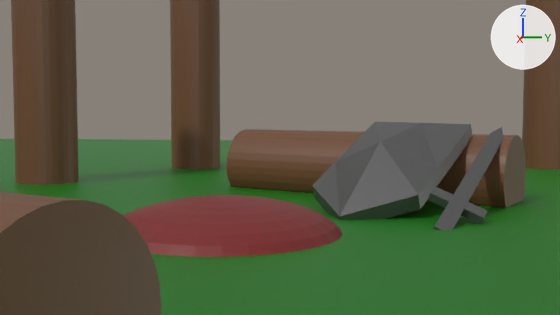
One commit to the Blender file Coursework Extras/Ideas/basic layout.blend: the scene before it, then after it.
Rendered twice from the file's camera 'Camera'. The axes (+X, +Y, +Z) are drawn at upper right. The lights are the same throughout.

The older version as bpy lines, for what is in view:
```python
me_cube_002 = bpy.data.meshes.new('Cube.002')
me_cube_002.from_pydata(...)  # 32 vertices, 30 faces; spans x -0.4..0.4, y -0.43..0.44, z -1.67..2.07
me_cube_002.materials.append(mat_swordshield)  # grey #7c7c7c
me_cube_003 = bpy.data.meshes.new('Cube.003')
me_cube_003.from_pydata(...)  # 26 vertices, 24 faces; spans x -0.1..0.43, y -0.71..0.71, z -1.26..1.26
me_cube_003.materials.append(mat_swordshield)  # grey #7c7c7c
me_cylinder_007 = bpy.data.meshes.new('Cylinder.007')
me_cylinder_007.from_pydata(...)  # a 32-sided cylinder along z spanning x -0.44..0.44, y -0.44..0.44, z -1.72..1.72
me_cylinder_007.materials.append(mat_wood)  # brown #70492f
me_cylinder_008 = bpy.data.meshes.new('Cylinder.008')
me_cylinder_008.from_pydata(...)  # a 32-sided cylinder along z spanning x -0.44..0.44, y -0.44..0.44, z -1.72..1.72
me_cylinder_008.materials.append(mat_wood)  # brown #70492f
ob_shield = bpy.data.objects.new('shield', me_cube_003)
ob_shield.location = (-1.65, 1.44, 0.098)
ob_shield.rotation_euler = (-0.031, -1.151, -0.439)  # degrees (-1.8, -66, -25)
ob_shield.scale = (0.84, 0.84, 0.84)
ob_sword = bpy.data.objects.new('Sword', me_cube_002)
ob_sword.location = (-1.226, 2.278, 0.053)
ob_sword.rotation_euler = (-0.817, -0.994, 0.497)  # degrees (-47, -57, 28)
ob_sword.scale = (0.106, 0.618, 0.618)
ob_tree_2_002 = bpy.data.objects.new('Tree 2.002', me_cylinder_007)
ob_tree_2_002.location = (-3.751, -3.363, 1.068)
ob_tree_2_003 = bpy.data.objects.new('Tree 2.003', me_cylinder_008)
ob_tree_2_003.location = (-6.47, -1.824, 1.014)
# also in view: 'floor' at (-4.06, -9.79, -0.34); 'log 1' at (2.99, -1.43, 0.0); 'campfire' at (0.0, 0.0, -0.18); 'log 2' at (-2.97, 1.23, 0.0); 'Tree' at (-7.25, 4.46, 1.43)
```
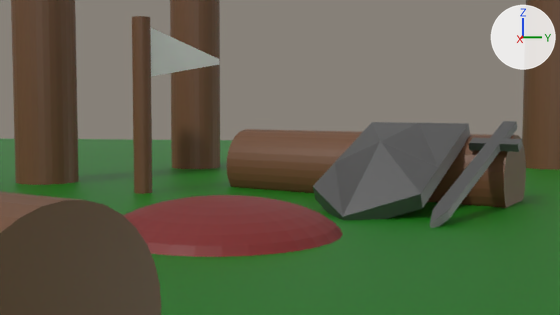
Location of each change, (x1, y1, x2, y2) in pixels of the pictures (560 x 315 px):
'shield', turned
    before: (312, 122, 472, 220)
    after: (313, 122, 470, 220)
'Sword', moved, turned
    before: (428, 127, 503, 230)
    after: (430, 121, 523, 228)
'Tree 2.004', added (brown)
    after: (132, 16, 152, 194)
'Cube', added
    after: (150, 27, 219, 76)

Diff of the bpy script that builds the scene:
```diff
--- a/Coursework Extras/Ideas/basic layout.blend.py
+++ b/Coursework Extras/Ideas/basic layout.blend.py
@@ me_cube @@
+me_cube.from_pydata([(-0.618, -0.127, -0.031), (-0.618, -0.127, 0.031), (-0.618, -0.057, -0.031), (-0.618, -0.057, 0.031), (0.618, -0.35, -0.031), (0.618, -0.35, 0.031), (0.618, 0.35, -0.031), (0.618, 0.35, 0.031)], [], [(0, 1, 3, 2), (2, 3, 7, 6), (6, 7, 5, 4), (4, 5, 1, 0), (2, 6, 4, 0), (7, 3, 1, 5)])
@@ ob_sword @@
 ob_sword = bpy.data.objects.new('Sword', me_cube_002)
-ob_sword.location = (-1.226, 2.278, 0.053)
-ob_sword.rotation_euler = (-0.817, -0.994, 0.497)  # degrees (-47, -57, 28)
+ob_sword.location = (-1.455, 2.387, 0.196)
+ob_sword.rotation_euler = (3.138, 1.179, 2.632)  # degrees (180, 68, 151)
 ob_sword.scale = (0.106, 0.618, 0.618)
@@ ob_shield @@
 ob_shield.location = (-1.65, 1.44, 0.098)
-ob_shield.rotation_euler = (-0.031, -1.151, -0.439)  # degrees (-1.8, -66, -25)
+ob_shield.rotation_euler = (0.0, -1.151, -0.439)  # degrees (0, -66, -25)
 ob_shield.scale = (0.84, 0.84, 0.84)
@@ ob_tree_2_004 @@
+ob_tree_2_004 = bpy.data.objects.new('Tree 2.004', me_cylinder_008.copy())  # the mesh of ob_tree_2_003
+ob_tree_2_004.location = (-2.654, -1.573, 0.372)
+ob_tree_2_004.scale = (0.262, 0.262, 0.886)
@@ ob_cube @@
+ob_cube = bpy.data.objects.new('Cube', me_cube)
+ob_cube.location = (-3.088, -1.202, 1.49)
+ob_cube.rotation_euler = (1.571, 0.0, -0.736)  # degrees (90, 0, -42)
```
